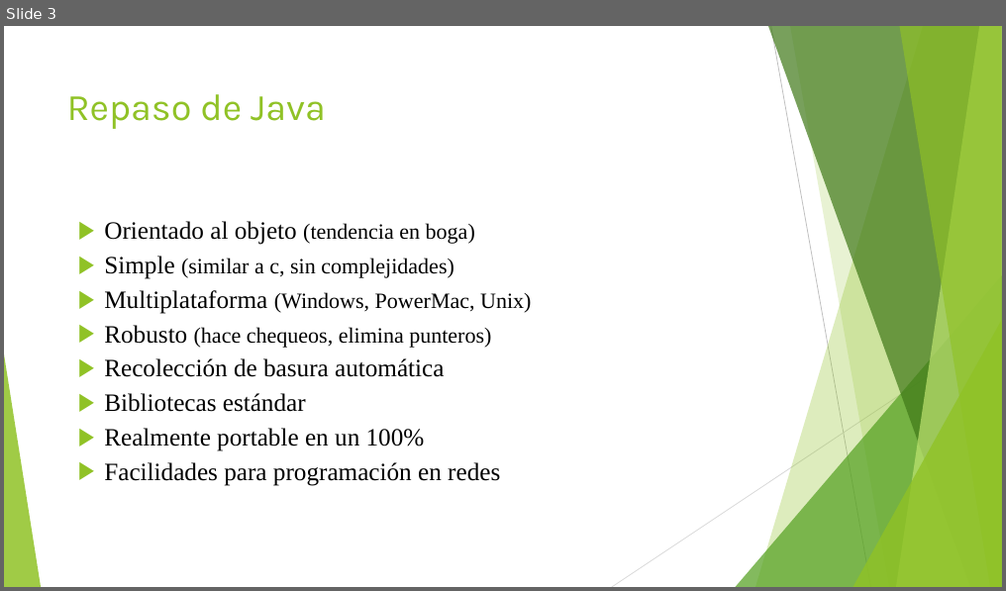
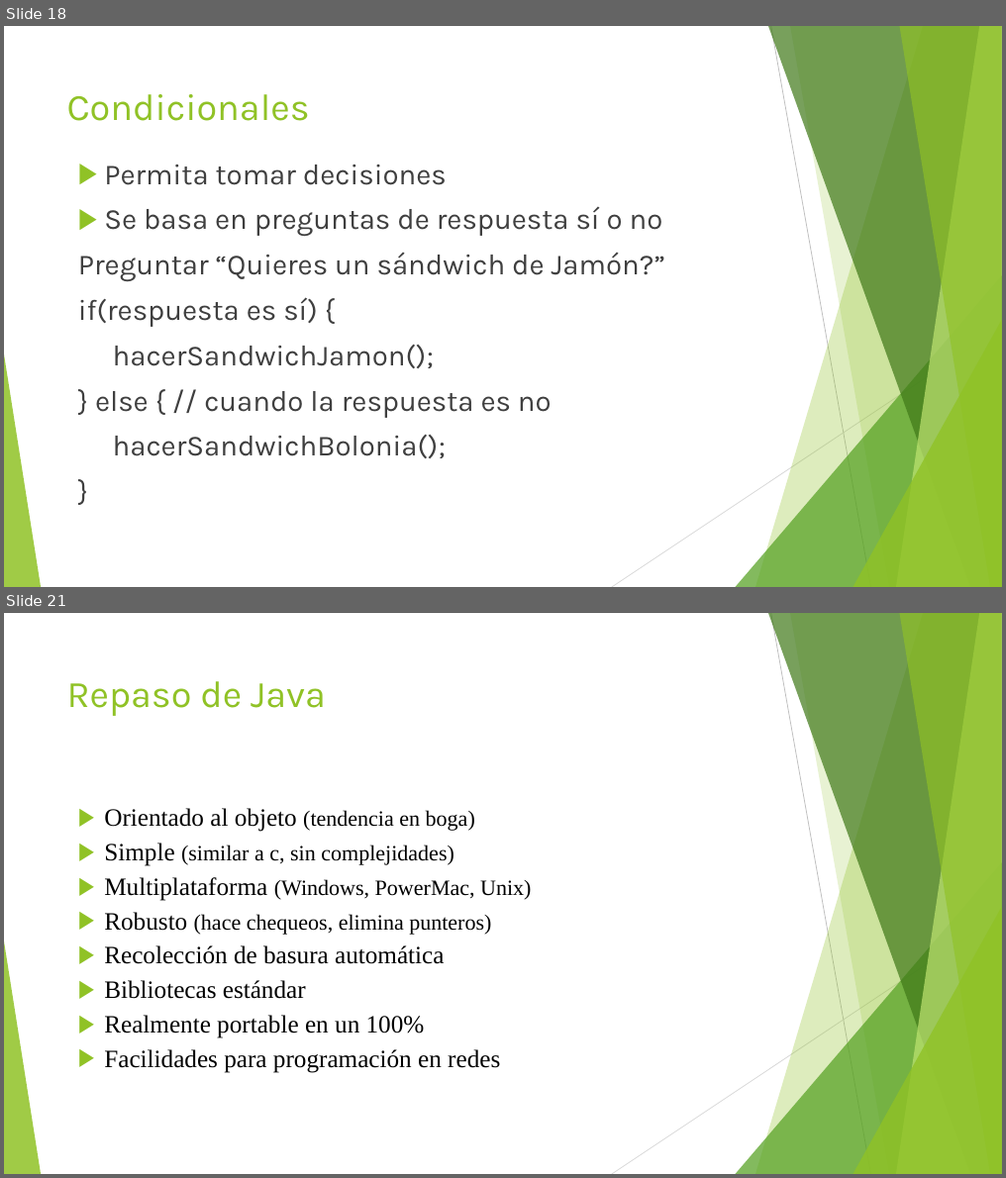
Before and after one commit to jomarnavarro/basicJava, a slide deck: Selenium, session 2.pptx. Shown one above the other, each under a label of ours: slide 3 before the commit, slides 18 and 21 after it; the slides between them are not shown. The pictures are 1006x591 and 1006x1178 pixels, drawn with LibreOffice and Linux fonts; fonts in the diff are those of the drawing. Boxes give left, top, right and bottom in pixels: in the first picture for what was removed or moved away, otherwise in the second. Text is boxed around its words. In the diff, an @@ line names an element or a change of style, - is before the commit and + after.

```diff
--- a/Selenium, session 2.pptx
+++ b/Selenium, session 2.pptx
@@ slide 18 added at (x1=4, y1=26, x2=1002, y2=587), background #FFFFFF; not listed: 10 template elements that a slide beside it also shows @@
@@ title added at (x1=67, y1=94, x2=310, y2=121), 36 pt, text #90C226 @@
+Condicionales
@@ text added at (x1=78, y1=165, x2=666, y2=459), 28 pt, text #3F3F3F @@
+▶ Permita tomar decisiones
+▶ Se basa en preguntas de respuesta sí o no
+Preguntar “Quieres un sándwich de Jamón?”
+if(respuesta es sí) {
+hacerSandwichJamon();
+} else { // cuando la respuesta es no
+hacerSandwichBolonia();
+}
@@ what was slide 3 is now slide 21 @@
```
Also in this commit, not shown: 18 other slides added, 1 slide removed.
